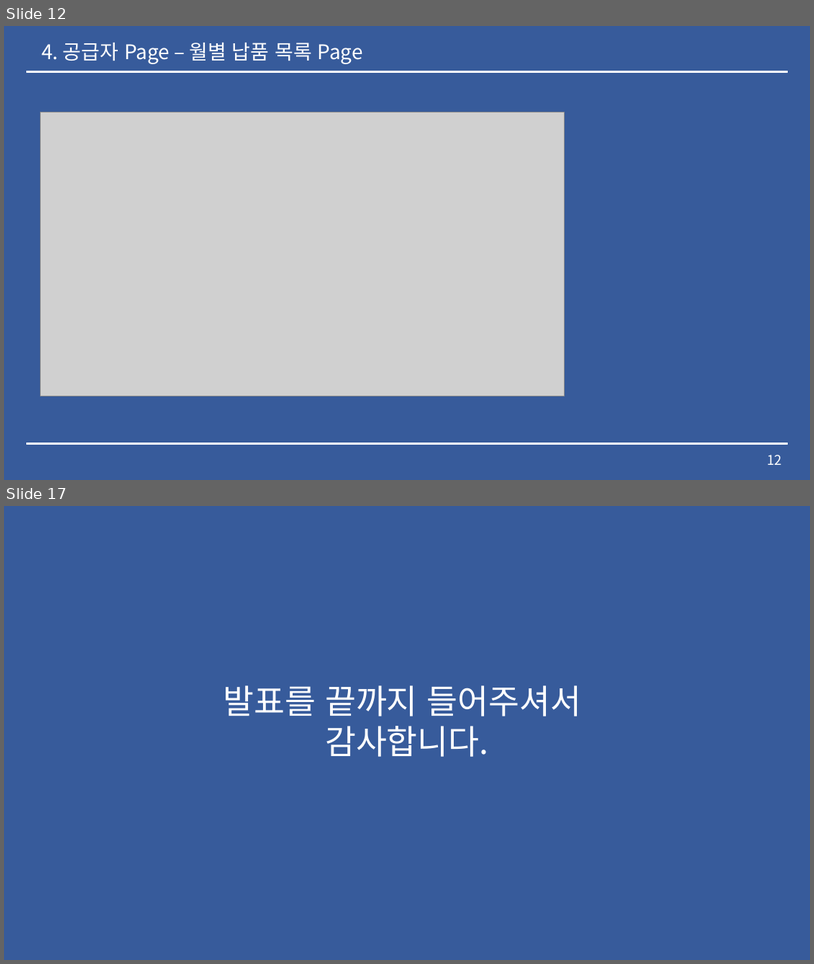
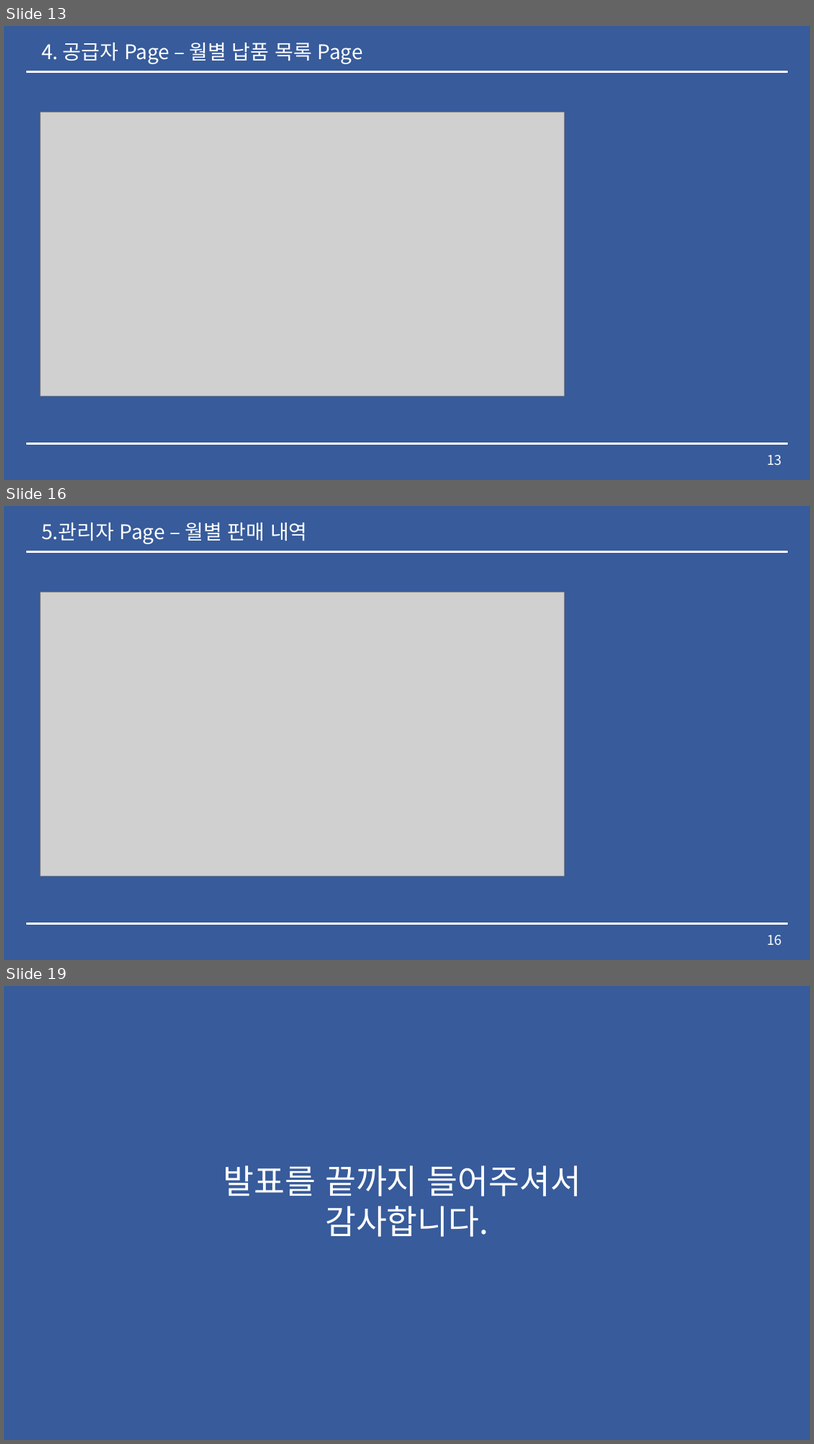
Before and after one commit to lx9203/fulfillmentBlue, a slide deck: Fulfillment 중간발표.pptx. Shown one above the other, each under a label of ours: slides 12 and 17 before the commit, slides 13, 16 and 19 after it; the slides between them are not shown. The pictures are 814x964 and 814x1444 pixels, drawn with LibreOffice and Linux fonts; fonts in the diff are those of the drawing; grey boxes stand for pictures. Boxes give left, top, right and bottom in pixels: in the first picture for what was removed or moved away, otherwise in the second. Text is boxed around its words. In the diff, an @@ line names an element or a change of style, - is before the commit and + after.

```diff
--- a/Fulfillment 중간발표.pptx
+++ b/Fulfillment 중간발표.pptx
@@ slide 16 added at [4, 506, 810, 960], background #2F5597 at 96% opacity; not listed: 2 template elements that a slide beside it also shows @@
@@ text added at [41, 523, 308, 544], 24 pt, text #FFFFFF @@
+5.관리자 Page – 월별 판매 내역
@@ picture added at [40, 592, 564, 875] @@
@@ page number added at [767, 934, 782, 944], 16 pt, text #FFFFFF @@
+16
@@ what was slide 12 is now slide 13 @@
@@ page number at [767, 454, 782, 464]: text changed @@
-12
+13
@@ what was slide 17 is now slide 19 @@
```
Also in this commit, not shown: 12 slides changed, 1 other slide added, 6 other files.
